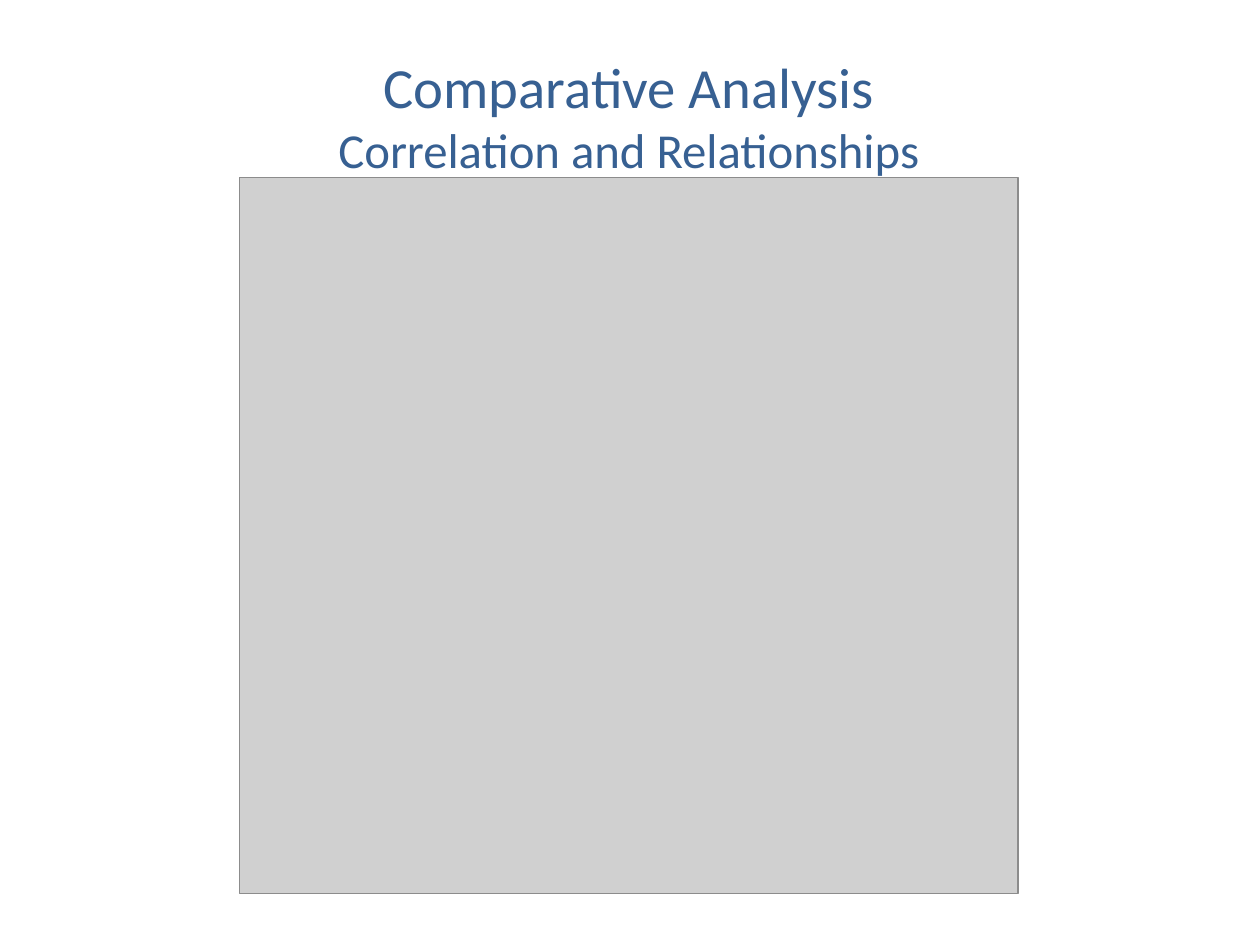
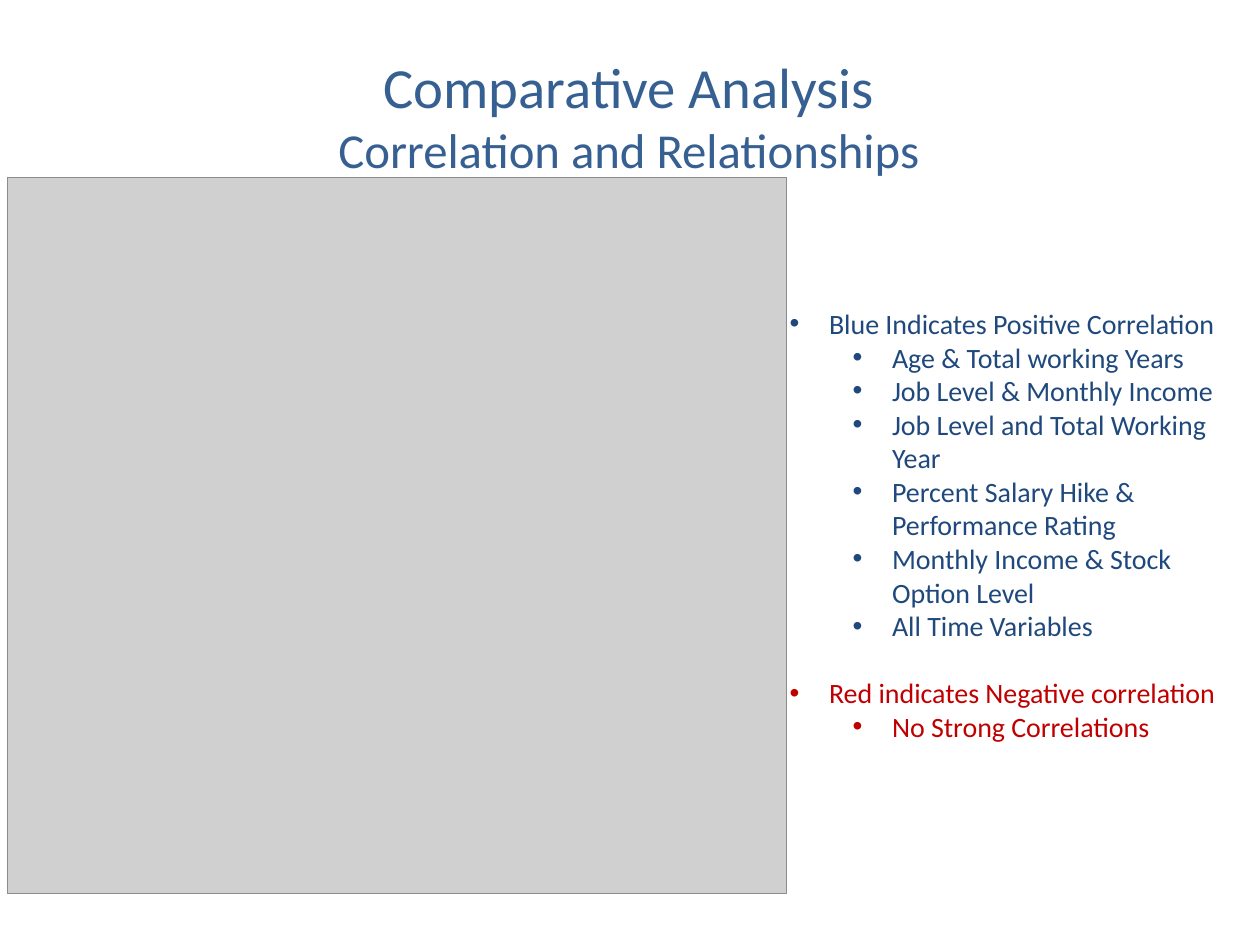
Before and after one commit to anguyen-07/DDS6306_CaseStudy02, a slide deck: slide 16 of DDSAnalytics_CaseStudy2_Updated.pptx. Drawn at 1260x945 pixels with LibreOffice and Linux fonts; fonts in the diff are those of the drawing; grey boxes stand for pictures; background and template pictures are left out. Boxes give left, top, right and bottom in pixels: in the first picture for what was removed or moved away, otherwise in the second. Text is boxed around its words. In the diff, an @@ line names an element or a change of style, - is before the commit and + after.

```diff
--- a/DDSAnalytics_CaseStudy2_Updated.pptx
+++ b/DDSAnalytics_CaseStudy2_Updated.pptx
@@ picture: place and size @@
-picture at box(239, 178, 1018, 893)
+picture at box(8, 178, 786, 893)
@@ text added at box(829, 314, 1215, 742), 16 pt, text #1F497D @@
+• Blue Indicates Positive Correlation
+  • Age & Total working Years
+  • Job Level & Monthly Income
+  • Job Level and Total Working Year
+  • Percent Salary Hike & Performance Rating
+  • Monthly Income & Stock Option Level
+  • All Time Variables
+• Red indicates Negative correlation
+  • No Strong Correlations
```
Also in this commit, not shown: 5 other slides changed, 3 slides added, 1 slide removed.
